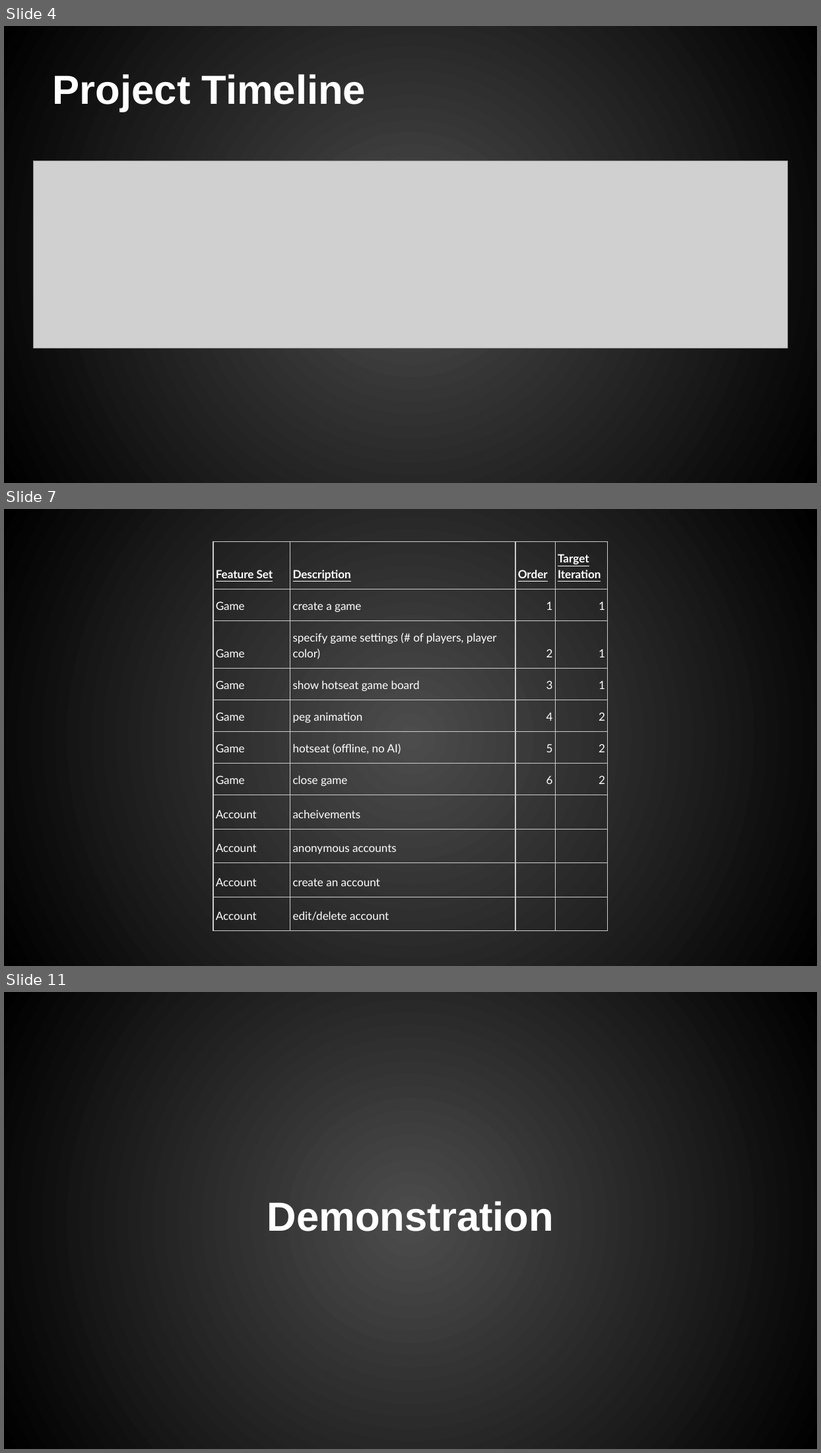
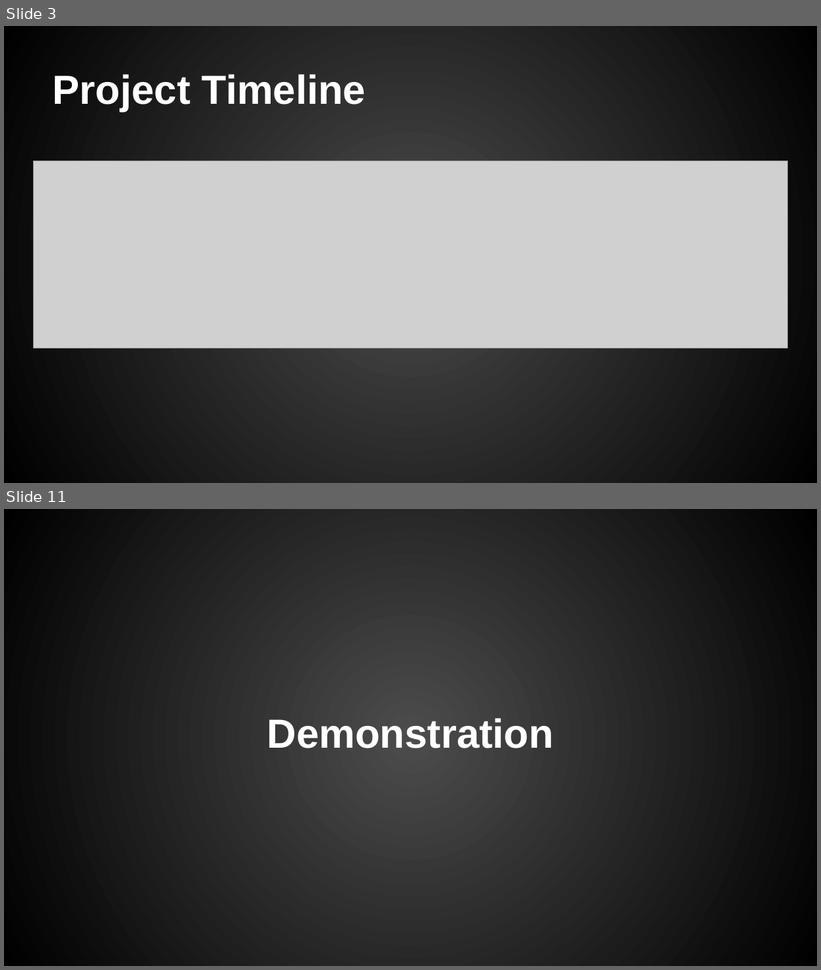
Before and after one commit to chriskdon/chinese-checkers, a slide deck: project-management/binder/iteration2/Curtis/Chinese Checkers - Iteration #2.pptx. Shown one above the other, each under a label of ours: slides 4, 7 and 11 before the commit, slides 3 and 11 after it; the slides between them are not shown. The pictures are 821x1453 and 821x970 pixels, drawn with LibreOffice and Linux fonts; fonts in the diff are those of the drawing; grey boxes stand for pictures; background and template pictures are left out. Boxes give left, top, right and bottom in pixels: in the first picture for what was removed or moved away, otherwise in the second. Text is boxed around its words. In the diff, an @@ line names an element or a change of style, - is before the commit and + after.

Commit message:
finalized Iteration #2 presentation

```diff
--- a/project-management/binder/iteration2/Curtis/Chinese Checkers - Iteration #2.pptx
+++ b/project-management/binder/iteration2/Curtis/Chinese Checkers - Iteration #2.pptx
@@ slide 7 removed at <box>4,509,817,966</box>, background gradient #4C4C4C to #000000 @@
@@ table removed at <box>213,541,608,923</box>, 11 rows, 4 columns @@
-Feature Set | Description | Order | Target Iteration
-Game | create a game | 1 | 1
-Game | specify game settings (# of players, player color) | 2 | 1
-Game | show hotseat game board | 3 | 1
-Game | peg animation | 4 | 2
-Game | hotseat (offline, no AI) | 5 | 2
-Game | close game | 6 | 2
-Account | acheivements |  | 
-Account | anonymous accounts |  | 
-Account | create an account |  | 
-Account | edit/delete account |  | 
@@ what was slide 4 is now slide 3 @@
```
Also in this commit, not shown: 2 slides changed, 7 slides added, 5 other slides removed.
